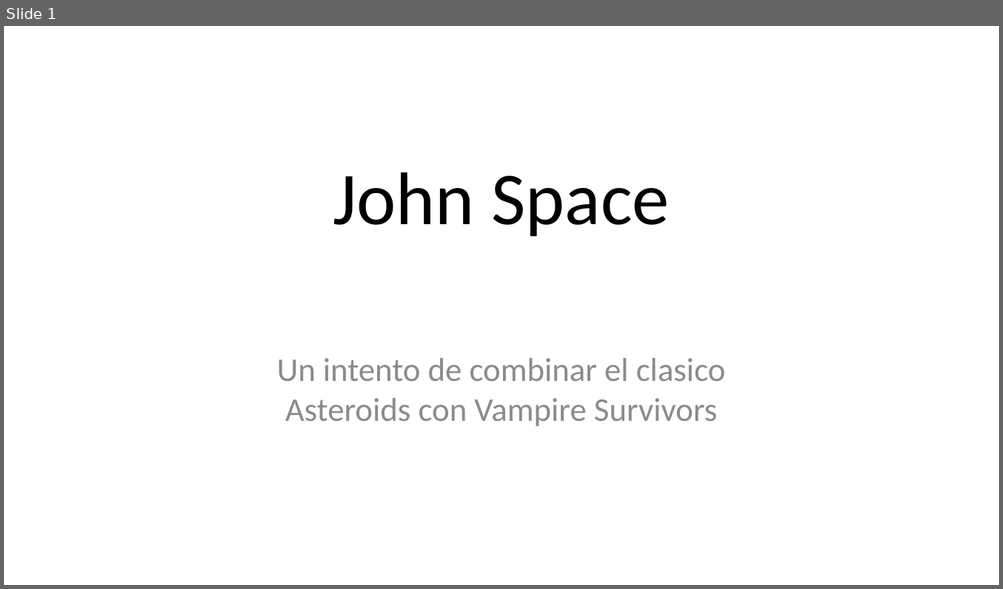
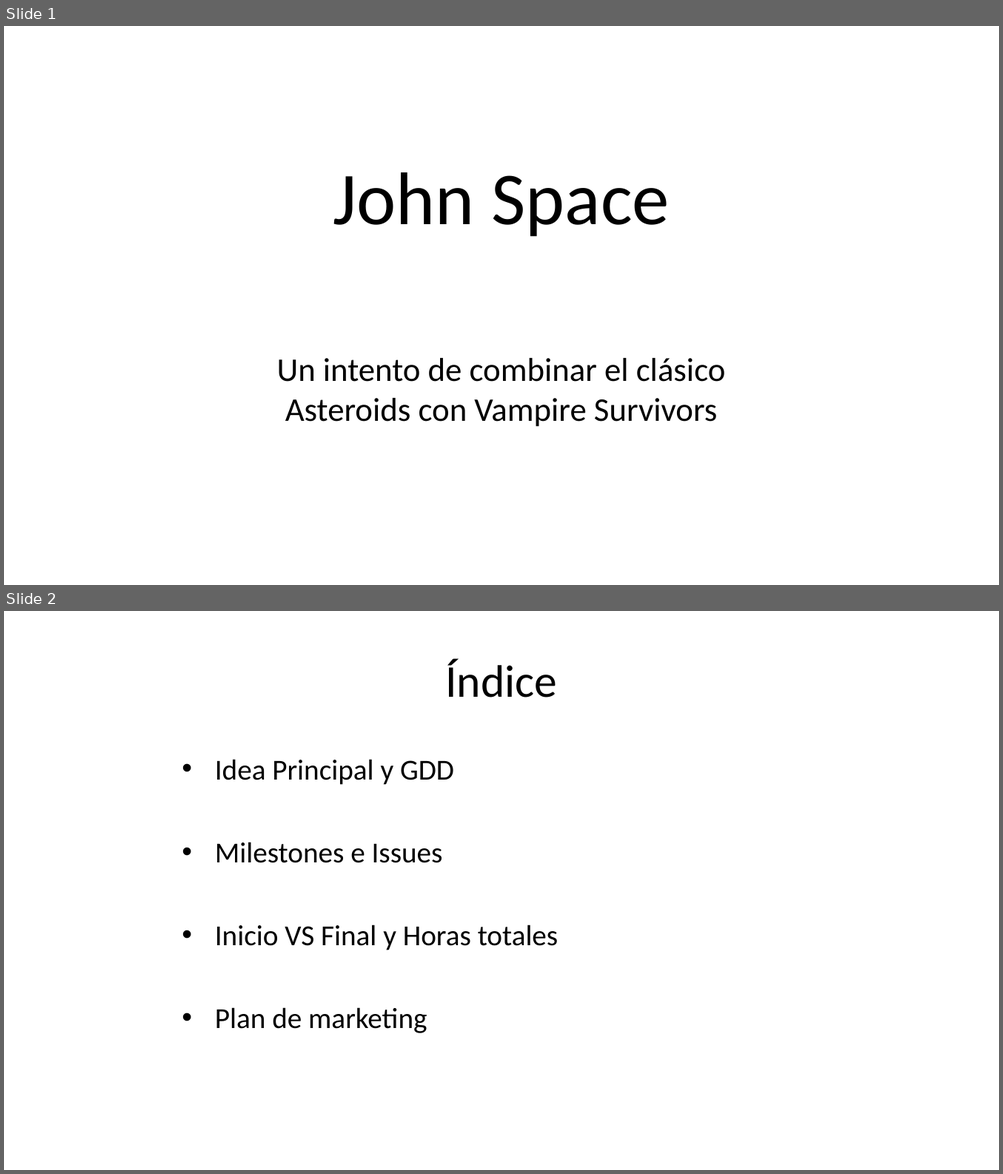
Before and after one commit to AdriCabado/John_Space, a slide deck: John_Space_Presentacion.odp. Shown one above the other, each under a label of ours: slide 1 before the commit, slides 1 and 2 after it. The pictures are 1003x589 and 1003x1174 pixels, drawn with LibreOffice and Linux fonts; fonts in the diff are those of the drawing. Boxes give left, top, right and bottom in pixels: in the first picture for what was removed or moved away, otherwise in the second. Text is boxed around its words. In the diff, an @@ line names an element or a change of style, - is before the commit and + after.

```diff
--- a/John_Space_Presentacion.odp
+++ b/John_Space_Presentacion.odp
@@ slide 2 added at [4,611,999,1170], background #FFFFFF @@
@@ title added at [445,659,557,698], 44 pt, text #000000 @@
+Índice
@@ text added at [215,759,558,1034], 28 pt, text #000000 @@
+• Idea Principal y GDD
+• Milestones e Issues
+• Inicio VS Final y Horas totales
+• Plan de marketing
@@ slide 1 changed as well @@
@@ subtitle at [277,358,726,427]: text changed; text colour #8C8C8C to #000000 @@
-Un intento de combinar el clasico Asteroids con Vampire Survivors
+Un intento de combinar el clásico Asteroids con Vampire Survivors
```
Also in this commit, not shown: 1 other slide changed, 5 other slides added, 5 slides removed.
